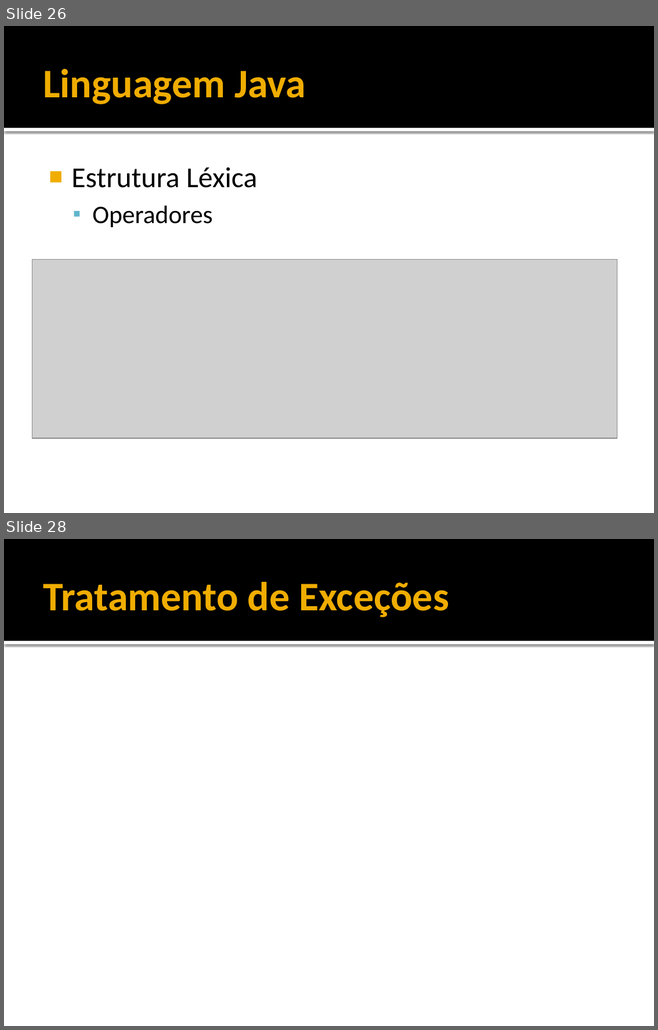
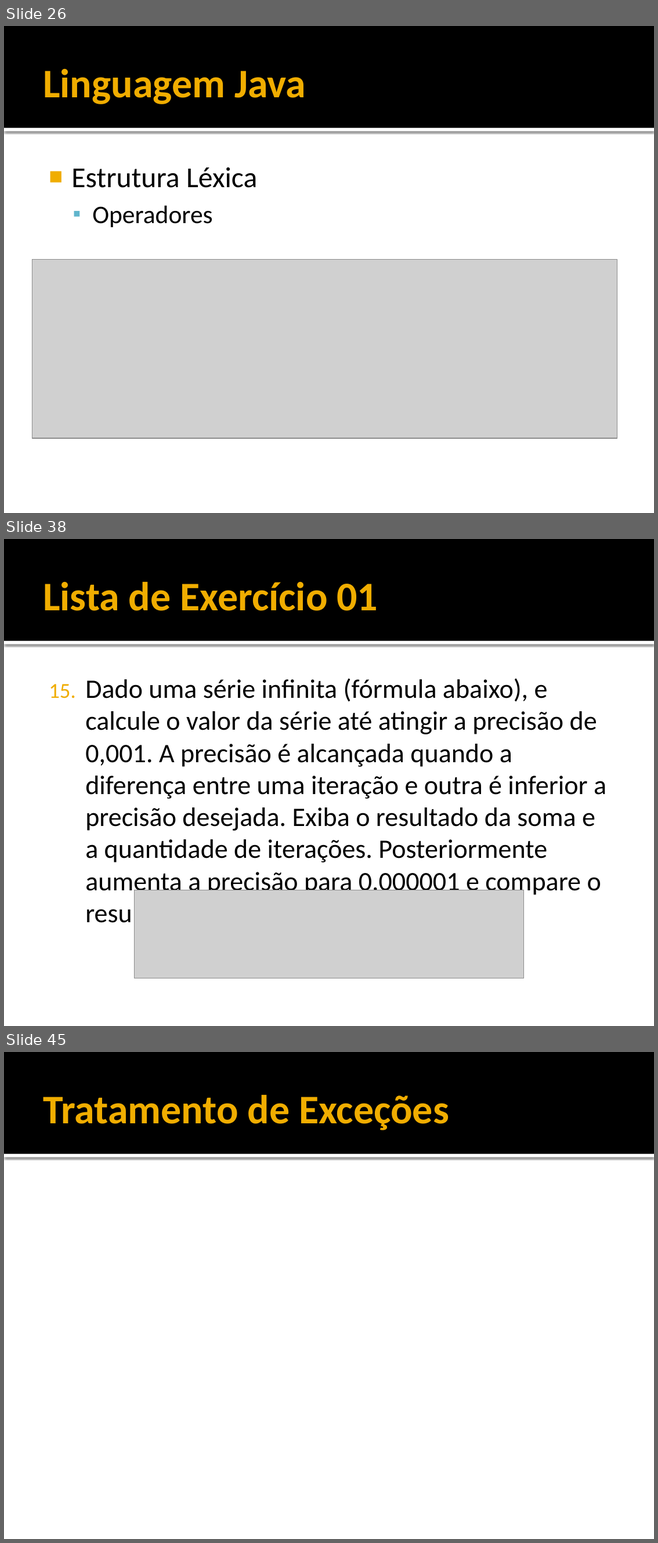
Before and after one commit to filosofisto/cpb-treinamento, a slide deck: Fundamentos/Fundamentos - Java Basico.pptx. Shown one above the other, each under a label of ours: slides 26 and 28 before the commit, slides 26, 38 and 45 after it; the slides between them are not shown. The pictures are 658x1030 and 658x1543 pixels, drawn with LibreOffice and Linux fonts; fonts in the diff are those of the drawing; grey boxes stand for pictures. Boxes give left, top, right and bottom in pixels: in the first picture for what was removed or moved away, otherwise in the second. Text is boxed around its words. In the diff, an @@ line names an element or a change of style, - is before the commit and + after.

```diff
--- a/Fundamentos/Fundamentos - Java Basico.pptx
+++ b/Fundamentos/Fundamentos - Java Basico.pptx
@@ slide 38 added at [4, 539, 654, 1026], background #FFFFFF; not listed: 2 template elements that a slide beside it also shows @@
@@ title added at [43, 582, 378, 611], 45 pt, text #F0AD00, bold @@
+Lista de Exercício 01
@@ text added at [85, 678, 606, 897], 29.6 pt, text #000000 @@
+15. Dado uma série infinita (fórmula abaixo), e calcule o valor da série até atingir a precisão de 0,001. A precisão é alcançada quando a diferença entre uma iteração e outra é inferior a precisão desejada. Exiba o resultado da soma e a quantidade de iterações. Posteriormente aumenta a precisão para 0,000001 e compare o resultado
@@ picture added at [134, 890, 523, 978] @@
@@ what was slide 28 is now slide 45 @@
```
Also in this commit, not shown: 1 slide changed, 16 other slides added, 1 other file.
